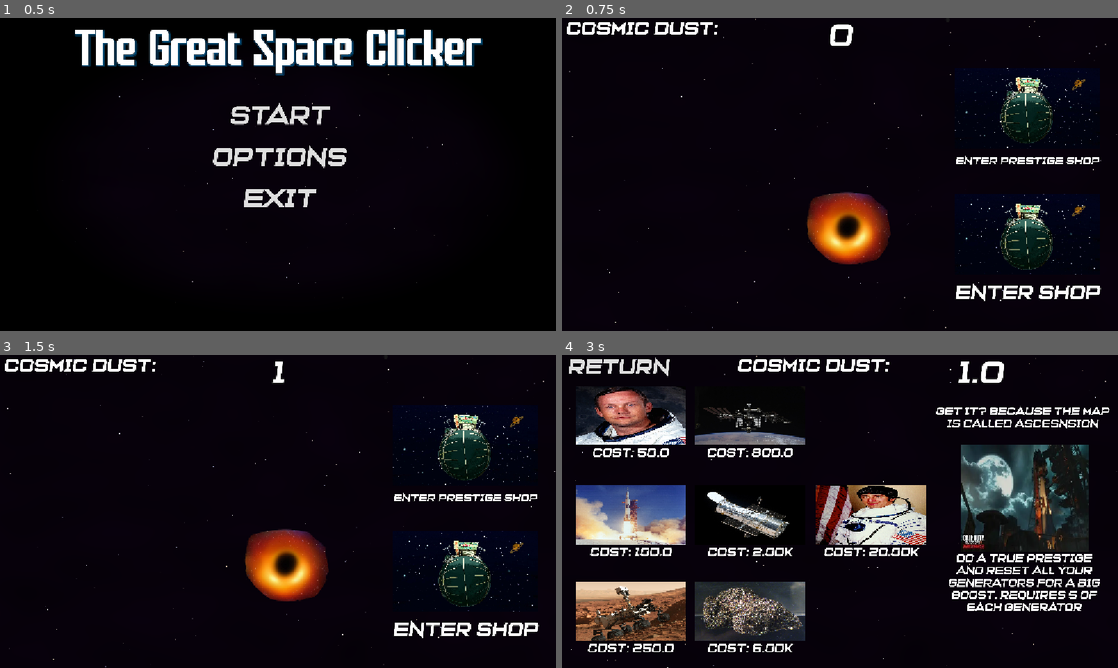
Above: before the commit, frames 1-4 (two rows, left to right).
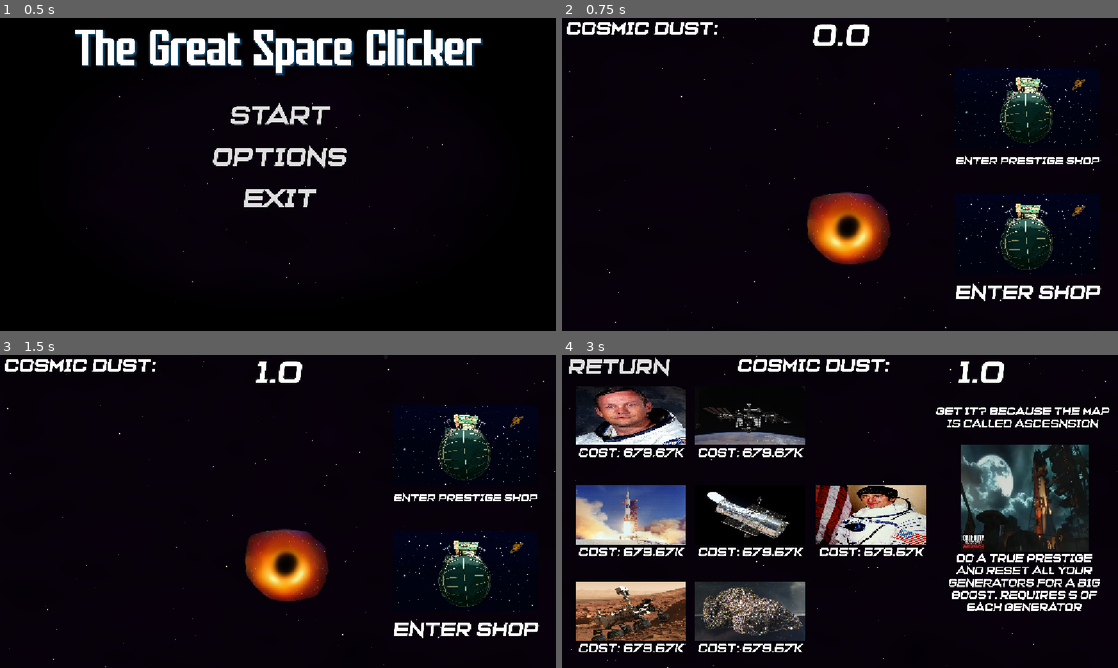
Above: after the commit, the same moments.

Repository: ItsbaileyX3525/The-Great-Space-Clicker
Game: Godot game, scene res://Scenes/menu.tscn
Two runs of this game, one before a commit and one after it. Both use one fixed random seed, a clock stepped at 60 frames per second and the inputs below.
Inputs (mouse positions are in pixels of both pictures, inside the frame that each line leads up to):
- Up to frame 1 (0.5 s): no input
- Up to frame 2 (0.75 s): click "START" at 0.5 s
- Up to frame 3 (1.5 s): click (283, 567) at 1.25 s
- Up to frame 4 (3 s): click "ENTER SHOP" at 2 s; click "nasa shop" at 2.75 s

Frame 1 is identical in both runs. In frame 2, 0.3% of the frame differs, in the area x 45-56%, y 2-9%; in frame 3, 0.3%; in frame 4, 1.8%, in the area x 3-66%, y 29-95%.
Error after the commit: Out of bounds get index '0' (on base: 'Array[Node]') (res://Scripts/Shops/nasa_shop.gd:22)

Commit message:
Fix crash and remove global and yh

Diff:
--- a/Globals/Game.gd
+++ b/Globals/Game.gd
@@ -184,7 +184,6 @@
 	var access = FileAccess.open("user://userData.json", FileAccess.WRITE)
 	if not access:
 		return
-	print("Saved data")
 	data["scoremantissa"] = data["score"].mantissa
 	data["scoreexpo"] = data["score"].exponent
 	access.store_string(JSON.stringify(data, "    ", true, true))
@@ -192,14 +191,17 @@
 func generate_clicks() -> void:
 	var total_power := Big.new(0)
 
-	for category_name in default_data["shops"].keys():
-		var category = default_data["shops"][category_name]
+	for category_name in data["shops"].keys():
+		var category = data["shops"][category_name]
 		for item_name in category.keys():
 			var item = category[item_name]
 			var power = Big.new(item["generatepowermantissa"], item["generatepowerexpo"])
 			var generated = power.multiply(Big.new(item["purchases"]))
 			total_power.plusEquals(generated)
 			data["score"].plusEquals(total_power)
+			var main = get_tree().get_nodes_in_group("main")
+			if len(main) > 0:
+				get_tree().get_nodes_in_group("main")[0].update_score()
 
 func _ready() -> void:
 	data = load_data()
--- a/Globals/Generator.gd
+++ /dev/null
@@ -1 +0,0 @@
-extends Node
--- a/Scripts/Game.gd
+++ b/Scripts/Game.gd
@@ -11,13 +11,12 @@
 	update_score()
 
 func update_score() -> void:
-	score_text_2.text = str(int(Game.data["score"].toAA()))
+	score_text_2.text = Game.data["score"].toAA()
 
 func _on_clicker_pressed() -> void:
 	if can_click:
-		var click_score: int = 1
+		var click_score = Big.new(1)
 		Game.data["score"].plusEquals(click_score)
-
 		update_score()
 		can_click = false
 
--- a/Scripts/Shops/nasa_shop.gd
+++ b/Scripts/Shops/nasa_shop.gd
@@ -14,24 +14,12 @@
 var update_timer: Timer
 var can_update: bool = false
 
-func update_cosmic_dust() -> void:
-	score_text_2.text = Game.data["score"].toAA()
-	main.update_score()
-
 func _ready() -> void:
 	can_update = true
 
-func _on_visibility_changed() -> void:
-	if not can_update:
-		return
+func load_stuff() -> void:
 	score_text_2.text = Game.data["score"].toAA()
-	update_timer = Timer.new()
-	update_timer.one_shot = false
-	update_timer.wait_time = 0.8
-	add_child(update_timer)
-	update_timer.start()
-	update_timer.connect("timeout", update_cosmic_dust)
-
+	get_tree().get_nodes_in_group("main")[0].update_score()
 	var gen1Item = Game.data["shops"]["nasashop"]["neilarmstrong"]
 	var gen2Item = Game.data["shops"]["nasashop"]["apollo11"]
 	var gen3Item = Game.data["shops"]["nasashop"]["marsrover"]
@@ -54,6 +42,18 @@
 	gen_6_price.text = gen6Price
 	gen_7_price.text = gen7Price
 
+func _on_visibility_changed() -> void:
+	if not can_update:
+		return
+	update_timer = Timer.new()
+	update_timer.one_shot = false
+	update_timer.wait_time = 0.8
+	add_child(update_timer)
+	update_timer.start()
+	update_timer.connect("timeout", load_stuff)
+
+	load_stuff()
+
 func _on_return_pressed() -> void:
 	if nasa_shop.visible:
 		nasa_shop.visible = false
@@ -66,21 +66,20 @@
 	var curr_score: Big = Game.data["score"]
 	if not curr_score.isGreaterThanOrEqualTo(genPrice):
 		return
-
-	Game.data["score"].minusEquals(genPrice)
-	item["purchases"] += 1
-	var growth_multiplier := 1.18
-
-	var new_mantissa = item["pricemantissa"] * growth_multiplier
-	var new_exponent = item["priceexpo"]
-
-	if new_mantissa >= 10:
-		new_mantissa /= 10
-		new_exponent += 1
-
-	item["pricemantissa"] = new_mantissa
-	item["priceexpo"] = new_exponent
-	update_cosmic_dust()
+	Game.data["score"].minusEquals(genPrice)
+	item["purchases"] += 1
+	var growth_multiplier := 1.18
+
+	var new_mantissa = item["pricemantissa"] * growth_multiplier
+	var new_exponent = item["priceexpo"]
+
+	if new_mantissa >= 10:
+		new_mantissa /= 10
+		new_exponent += 1
+
+	item["pricemantissa"] = new_mantissa
+	item["priceexpo"] = new_exponent
+	load_stuff()
 
 func _on_gen_2_pressed() -> void:
 	var item = Game.data["shops"]["nasashop"]["apollo11"]
@@ -102,7 +101,7 @@
 
 	item["pricemantissa"] = new_mantissa
 	item["priceexpo"] = new_exponent
-	update_cosmic_dust()
+	load_stuff()
 
 func _on_gen_3_pressed() -> void:
 	var item = Game.data["shops"]["nasashop"]["marsrover"]
@@ -124,7 +123,7 @@
 
 	item["pricemantissa"] = new_mantissa
 	item["priceexpo"] = new_exponent
-	update_cosmic_dust()
+	load_stuff()
 
 func _on_gen_4_pressed() -> void:
 	var item = Game.data["shops"]["nasashop"]["iss"]
@@ -146,7 +145,7 @@
 
 	item["pricemantissa"] = new_mantissa
 	item["priceexpo"] = new_exponent
-	update_cosmic_dust()
+	load_stuff()
 
 func _on_gen_5_pressed() -> void:
 	var item = Game.data["shops"]["nasashop"]["hubbletelescope"]
@@ -168,7 +167,7 @@
 
 	item["pricemantissa"] = new_mantissa
 	item["priceexpo"] = new_exponent
-	update_cosmic_dust()
+	load_stuff()
 
 func _on_gen_6_pressed() -> void:
 	var item = Game.data["shops"]["nasashop"]["moonrock"]
@@ -190,7 +189,7 @@
 
 	item["pricemantissa"] = new_mantissa
 	item["priceexpo"] = new_exponent
-	update_cosmic_dust()
+	load_stuff()
 
 func _on_gen_7_pressed() -> void:
 	var item = Game.data["shops"]["nasashop"]["howardwolowitz"]
@@ -201,15 +200,16 @@
 
 	Game.data["score"].minusEquals(genPrice)
 	item["purchases"] += 1
-	var growth_multiplier := 1.18
-
-	var new_mantissa = item["pricemantissa"] * growth_multiplier
-	var new_exponent = item["priceexpo"]
-
-	if new_mantissa >= 10:
-		new_mantissa /= 10
-		new_exponent += 1
-
-	item["pricemantissa"] = new_mantissa
-	item["priceexpo"] = new_exponent
-	update_cosmic_dust()
+
+	var growth_multiplier := 1.18
+
+	var new_mantissa = item["pricemantissa"] * growth_multiplier
+	var new_exponent = item["priceexpo"]
+
+	if new_mantissa >= 10:
+		new_mantissa /= 10
+		new_exponent += 1
+
+	item["pricemantissa"] = new_mantissa
+	item["priceexpo"] = new_exponent
+	load_stuff()
--- a/project.godot
+++ b/project.godot
@@ -18,7 +18,6 @@
 
 Settings="*res://Globals/Settings.gd"
 Game="*res://Globals/Game.gd"
-Generator="*res://Globals/Generator.gd"
 
 [display]
 
@@ -28,6 +27,10 @@
 
 enabled=PackedStringArray("res://addons/SmoothScroll/plugin.cfg", "res://addons/godot_super-wakatime/plugin.cfg")
 
+[global_group]
+
+main="The main node"
+
 [gui]
 
 theme/custom_font="uid://cc7vekqoelt2s"
Not shown, removed: Globals/Generator.gd.uid
